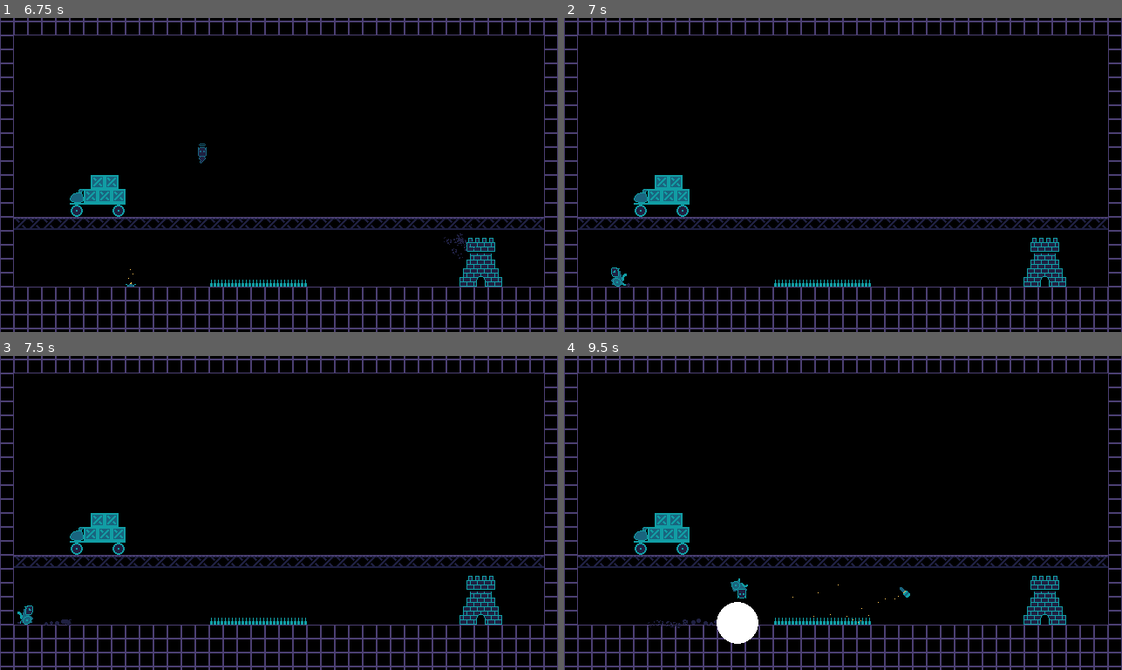
Above: before the commit, frames 1-4 (two rows, left to right).
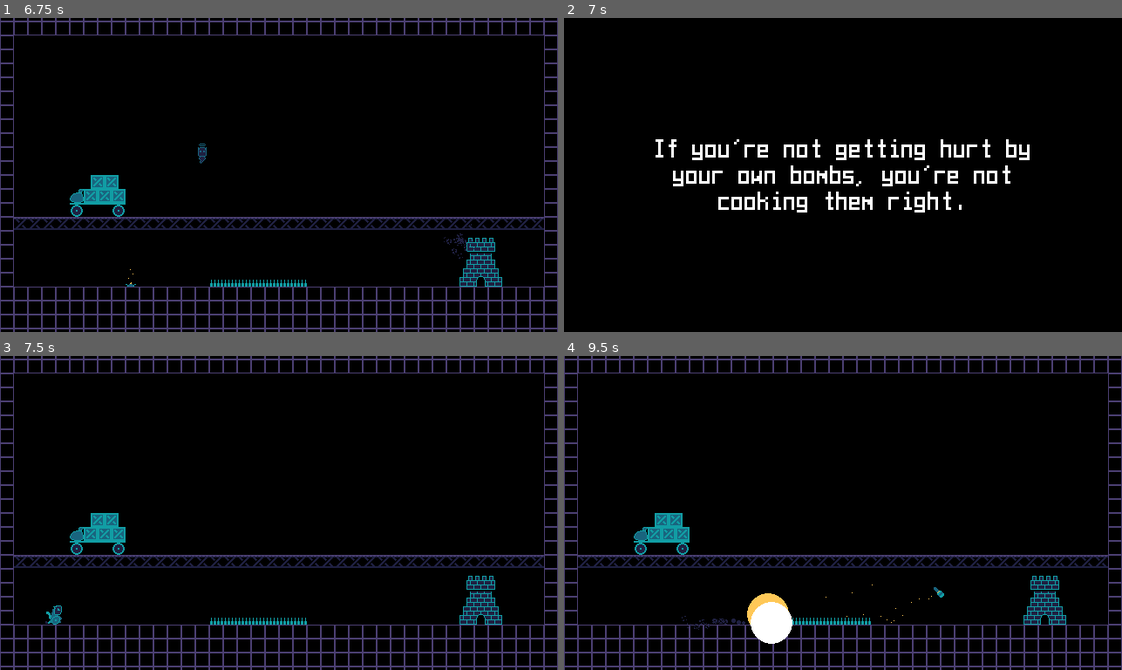
Above: after the commit, the same moments.

Repository: eldskald/acerola-jam-0
Game: Godot game, scene res://main.tscn
The game is run twice, just before and just after one commit, with the same random seed, the same clock (stepped at 60 frames per second) and the same inputs.
Inputs:
- Up to frame 1 (6.75 s): tap Enter at 0.5 s; hold S (look_down) 0.53-1.28 s; hold D (move_right) 0.53-2.03 s; tap K (throw_grenade) at 1.35, 3.6, 5.85 s; hold A (move_left) 2.03-2.78 s; tap J (throw_mine) at 2.1, 4.35, 6.6 s; hold D (move_right) 2.78-4.28 s; tap S (look_down) at 2.85 s; hold A (move_left) 4.28-5.03 s; hold D (move_right) 5.03-5.78 s; hold S (look_down) 5.03-5.78 s; hold A (move_left) from 5.78 s (still down)
- Up to frame 2 (7 s): keep holding A (move_left)
- Up to frame 3 (7.5 s): release A (move_left) at 7.28 s; hold D (move_right) from 7.28 s (still down); tap S (look_down) at 7.35 s
- Up to frame 4 (9.5 s): keep holding D (move_right); tap K (throw_grenade) at 8.1 s; tap J (throw_mine) at 8.85 s

Frame 1 is identical in both runs. In frame 2, 13% of the frame differs, in the area x 0-100%, y 0-100%; in frame 3, 0.3%; in frame 4, 1.9%.

Commit message:
Add level transitions

Diff:
--- a/project/globals/globals.gd
+++ b/project/globals/globals.gd
@@ -2,6 +2,7 @@
 
 @export var _explosion_scene: PackedScene
 @export var _levels: Array[PackedScene]
+@export var _transition_scene: PackedScene
 
 @onready var _main = get_node("/root/Main")
 
@@ -38,13 +39,19 @@
 
 
 func reset_level() -> void:
-	go_to_level(_current_level)
+	_main.change_scene(
+		_transition_scene,
+		{to_level = _current_level},
+	)
 
 
 func next_level() -> void:
 	_current_level += 1
 	if _current_level <= _levels.size():
-		go_to_level(_current_level)
+		_main.change_scene(
+			_transition_scene,
+			{to_level = _current_level},
+		)
 
 
 func save_obtained_stash() -> void:
--- a/project/globals/globals.tscn
+++ b/project/globals/globals.tscn
@@ -1,11 +1,13 @@
-[gd_scene load_steps=5 format=3 uid="uid://dmjqdo2a3s2vq"]
+[gd_scene load_steps=6 format=3 uid="uid://dmjqdo2a3s2vq"]
 
 [ext_resource type="Script" path="res://globals/globals.gd" id="1_61u7e"]
 [ext_resource type="PackedScene" uid="uid://c0a5he5ikosgq" path="res://explosion/explosion.tscn" id="2_r68vw"]
 [ext_resource type="PackedScene" uid="uid://bkauum4q1lmml" path="res://levels/level-01.tscn" id="3_bn0fs"]
 [ext_resource type="PackedScene" uid="uid://djuoffyay1pxx" path="res://levels/level-02.tscn" id="4_llu4g"]
+[ext_resource type="PackedScene" uid="uid://d383onb8oyear" path="res://levels/level-transition/level-transition.tscn" id="5_1p1lx"]
 
 [node name="Globals" type="Node"]
 script = ExtResource("1_61u7e")
 _explosion_scene = ExtResource("2_r68vw")
 _levels = Array[PackedScene]([ExtResource("3_bn0fs"), ExtResource("4_llu4g")])
+_transition_scene = ExtResource("5_1p1lx")
--- a/project/levels/base-level.tscn
+++ b/project/levels/base-level.tscn
@@ -8,7 +8,7 @@
 [ext_resource type="PackedScene" uid="uid://euxpp4w11b5b" path="res://tilesets/walls.tscn" id="5_cccm0"]
 [ext_resource type="PackedScene" uid="uid://hlnkxvygwtqj" path="res://player/player.tscn" id="6_npeig"]
 [ext_resource type="PackedScene" uid="uid://ipaun8yw70ur" path="res://goals/stash/stash.tscn" id="6_s878p"]
-[ext_resource type="PackedScene" uid="uid://dy0l31dfnurmj" path="res://explosion/big_explosion_animation.tscn" id="7_gqkpu"]
+[ext_resource type="PackedScene" uid="uid://dy0l31dfnurmj" path="res://explosion/big-explosion-animation.tscn" id="7_gqkpu"]
 [ext_resource type="PackedScene" uid="uid://byjq0wg1h6tsm" path="res://goals/fortress/fortress.tscn" id="9_vp1te"]
 
 [sub_resource type="StyleBoxFlat" id="StyleBoxFlat_u6q3t"]
--- /dev/null
+++ b/project/levels/level-transition/level-transition.gd
@@ -0,0 +1,30 @@
+class_name LevelTransition
+extends CanvasLayer
+
+const MESSAGES := [
+	"If you're not getting hurt by your own bombs, you're not cooking them right.",
+	"Anger is fuel. It can do work or set your house on fire. Your choice.",
+	"Gnome alchemists try to make gold and cry when they get an explosion, they don't know what's actually valuable.",
+	"Now they blew it!",
+	"There are many forms of power but if you have willpower, you can get all others.",
+	"Controlling your emotions isn't about bottling them up, it's about releasing them the right way.",
+	"The secret to cooking bombs is to put some love in it.",
+]
+
+@onready var _label: Label = $Label
+@onready var _timer: Timer = $Timer
+
+var _to_level: int = 0
+
+
+func _ready() -> void:
+	_label.text = MESSAGES[randi() % (MESSAGES.size())]
+
+
+func _physics_process(_delta) -> void:
+	if Input.is_anything_pressed() and _timer.is_stopped():
+		Globals.go_to_level(_to_level)
+
+
+func _load_data(data: Dictionary) -> void:
+	_to_level = data.to_level
--- /dev/null
+++ b/project/levels/level-transition/level-transition.tscn
@@ -0,0 +1,26 @@
+[gd_scene load_steps=3 format=3 uid="uid://d383onb8oyear"]
+
+[ext_resource type="Script" path="res://levels/level-transition/level-transition.gd" id="1_6a4pe"]
+[ext_resource type="FontFile" uid="uid://cu41ve5x2uoag" path="res://assets/fonts/haxorville.ttf" id="1_b5ii7"]
+
+[node name="LevelTransition" type="CanvasLayer"]
+script = ExtResource("1_6a4pe")
+
+[node name="Label" type="Label" parent="."]
+anchors_preset = -1
+anchor_left = 0.1
+anchor_right = 0.9
+anchor_bottom = 1.0
+grow_horizontal = 2
+grow_vertical = 2
+theme_override_colors/font_color = Color(1, 1, 1, 1)
+theme_override_fonts/font = ExtResource("1_b5ii7")
+theme_override_font_sizes/font_size = 24
+horizontal_alignment = 1
+vertical_alignment = 1
+autowrap_mode = 2
+
+[node name="Timer" type="Timer" parent="."]
+wait_time = 0.5
+one_shot = true
+autostart = true
